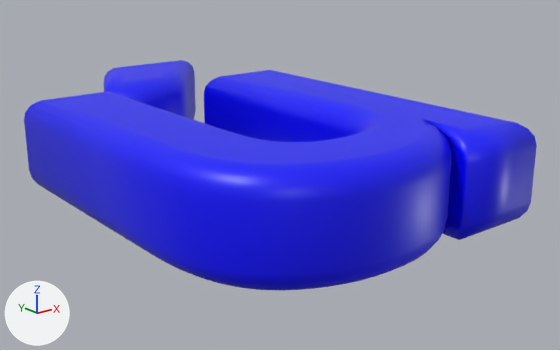
Before and after pictures for a commit that changed the glTF model 3dWords/fonts/glb/250.glb.
Both versions are drawn from a 50 mm camera at (-0.581, -0.905, 0.469) aimed at (0.485, 0.428, -0.064). Lighting does not change. The marker at lower left points along +X, +Y and +Z. Vertices at the same position are counted once.

Names of what the first picture shows: 'texto'.
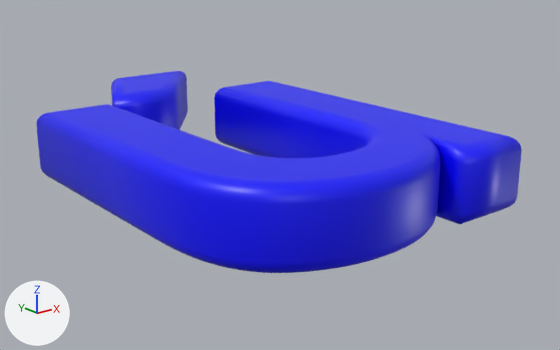
Pixel boxes [x1, y1, x2, y2] of what changed, in the pictures (560 x 350 px):
'texto', reshaped (12% shorter)
    before: [24, 60, 537, 290]
    after: [36, 71, 522, 273]
part 1 of me_texto_182, rebuilt (13% shorter)
    before: [24, 70, 537, 290]
    after: [36, 81, 522, 273]
part 2 of me_texto_182, rebuilt
    before: [103, 60, 196, 119]
    after: [111, 71, 188, 130]

The change, as a list of edits to the scene's bpy script:
```text
Change me_texto_182:
    used by ob_texto; location = (0.0, 0.0, 0.0)
    remove me_texto_182.from_pydata(...)  # 1440 vertices, 2872 faces; spans x 0.044..0.761, y -0.067..1.107, z -0.11..0.11
    add me_texto_182.from_pydata(...)  # 1440 vertices, 2872 faces; spans x 0.064..0.741, y -0.047..1.087, z -0.08..0.08
    me_texto_182 part 1: the loose piece of 1400 vertices spanning x 0.044..0.761, y -0.067..0.812, z -0.11..0.11 is rebuilt with 1400 vertices and now spans x 0.064..0.741, y -0.047..0.792, z -0.08..0.08
    me_texto_182 part 2: the loose piece of 40 vertices spanning x 0.246..0.692, y 0.806..1.107, z -0.11..0.11 is rebuilt with 40 vertices and now spans x 0.277..0.651, y 0.826..1.087, z -0.08..0.08
```
